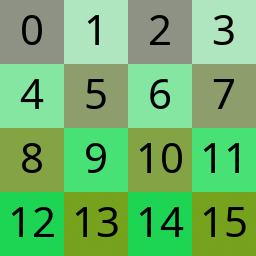
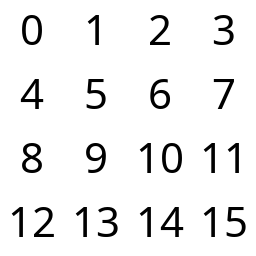
Layers edited between the first and the second (256, 256) image:
added layer "Layer" above "lod.png" over (x1=0, y1=0, x2=256, y2=256)
